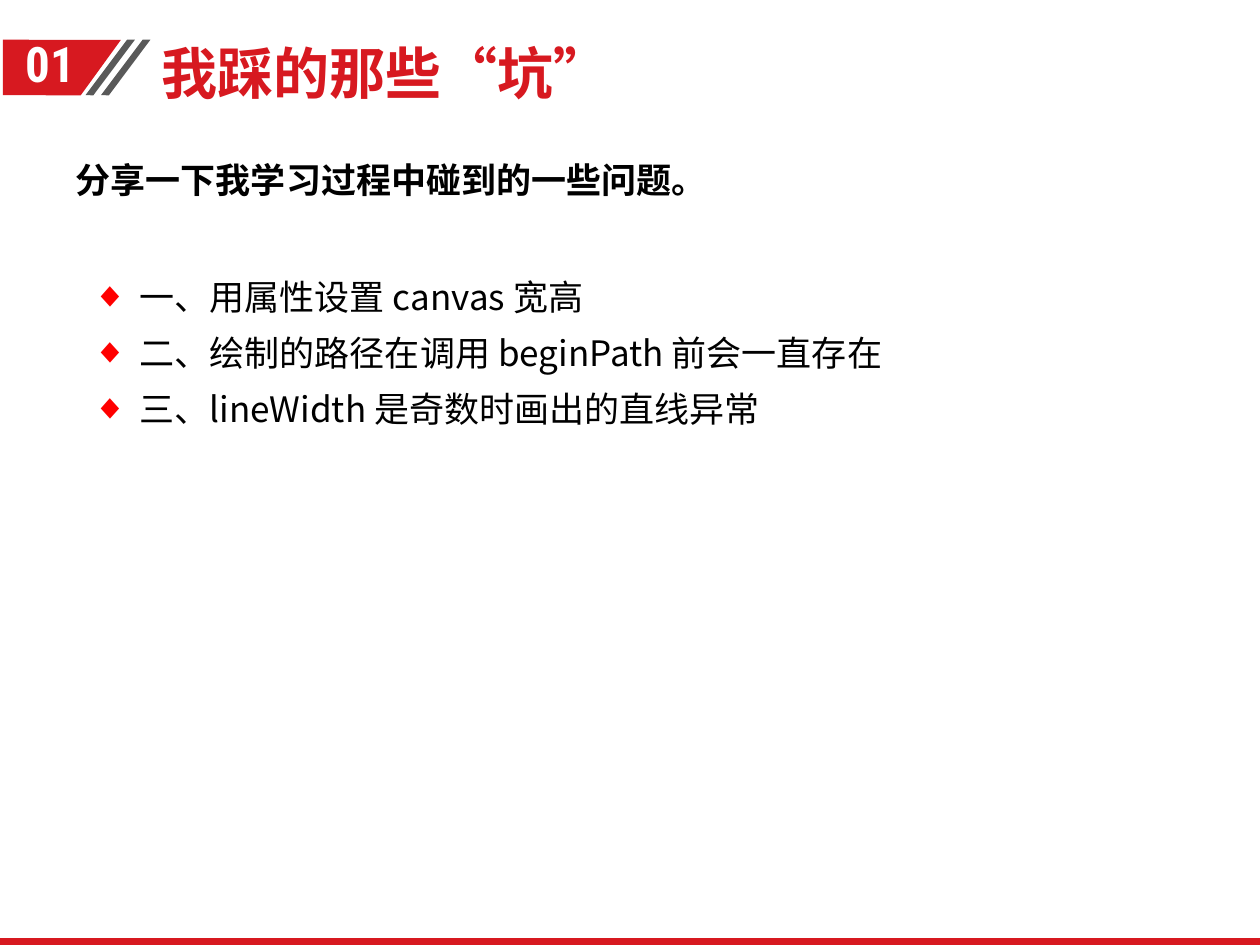
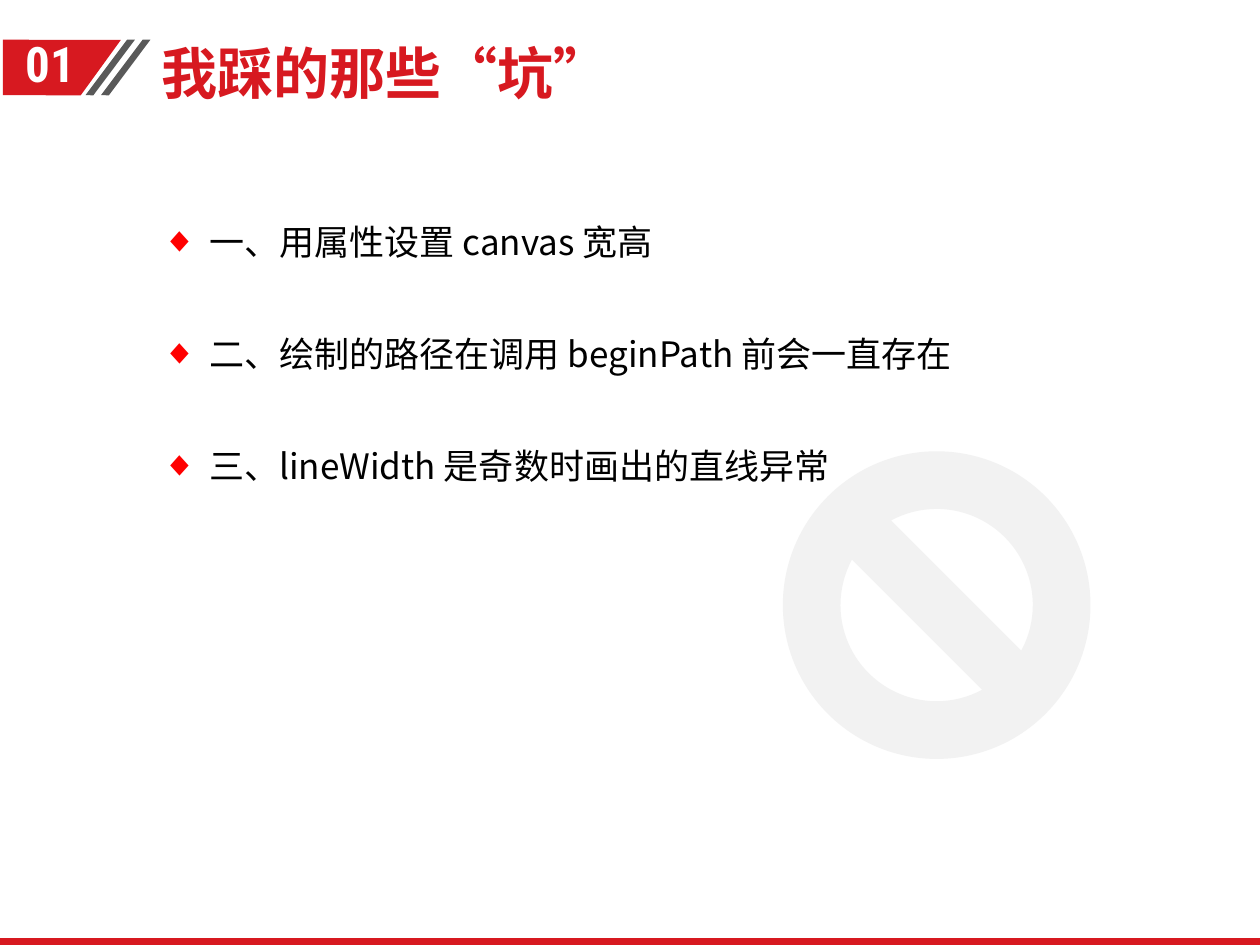
Before and after one commit to Yuchaocheng/canvas, a slide deck: slide 6 of canvas基础分享.pptx. Drawn at 1260x945 pixels with LibreOffice and Linux fonts; fonts in the diff are those of the drawing; background and template pictures are left out. Boxes give left, top, right and bottom in pixels: in the first picture for what was removed or moved away, otherwise in the second. Text is boxed around its words. In the diff, an @@ line names an element or a change of style, - is before the commit and + after.

```diff
--- a/canvas基础分享.pptx
+++ b/canvas基础分享.pptx
@@ text removed at (76, 163, 707, 197) @@
-分享一下我学习过程中碰到的一些问题。
@@ text "一、用属性设置 canvas 宽高" rewrapped from (140, 280, 882, 425) to (209, 225, 951, 482) @@
@@ no-entry sign added at (782, 451, 1090, 759), fill #F2F2F2 @@
```
Also in this commit, not shown: 13 other slides changed.
